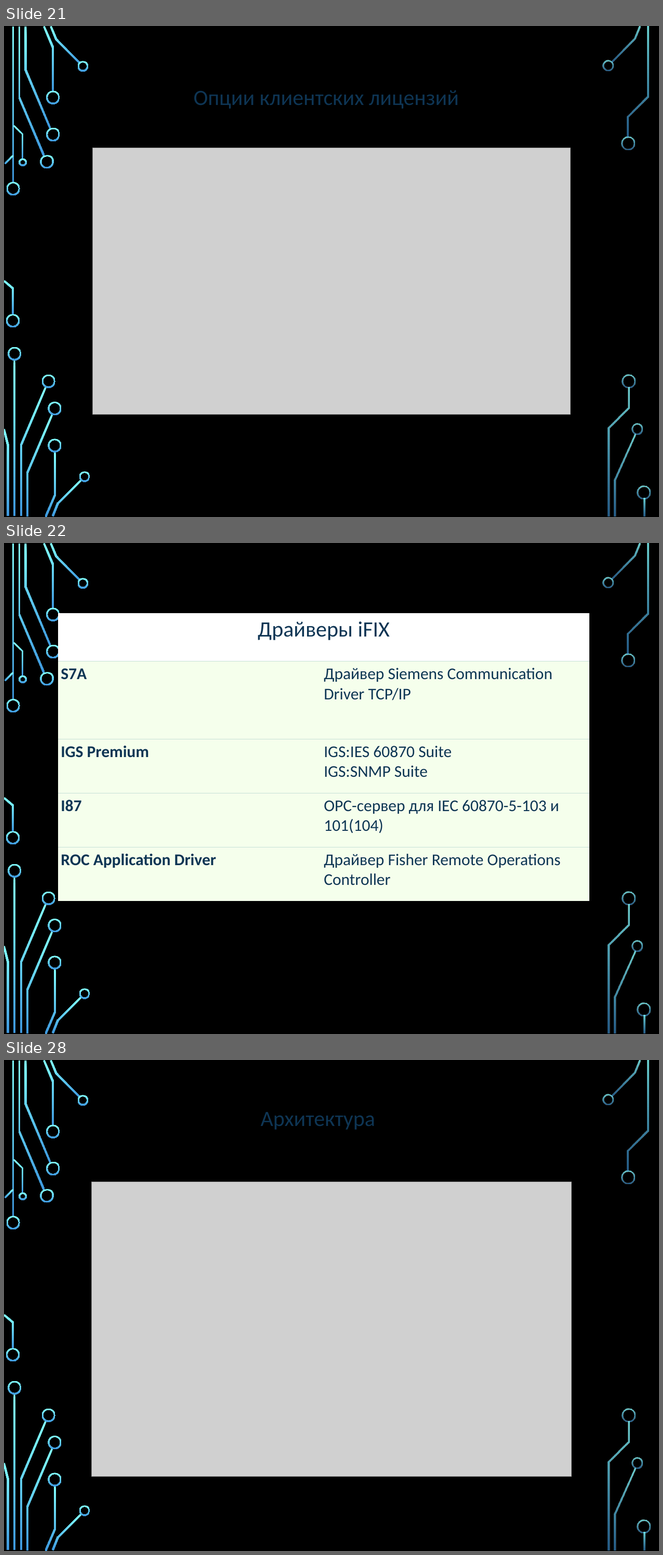
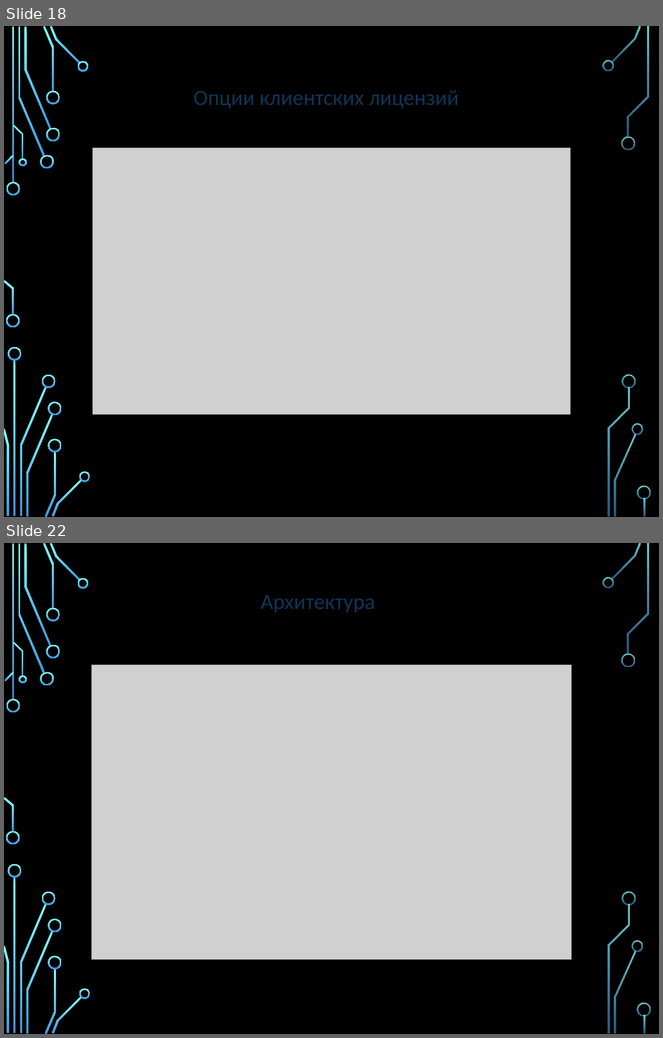
Before and after one commit to tyunegov/Presentation_ASUTP, a slide deck: итоговая.pptx. Shown one above the other, each under a label of ours: slides 21, 22 and 28 before the commit, slides 18 and 22 after it; the slides between them are not shown. The pictures are 663x1555 and 663x1038 pixels, drawn with LibreOffice and Linux fonts; fonts in the diff are those of the drawing; grey boxes stand for pictures; background and template pictures are left out. Boxes give left, top, right and bottom in pixels: in the first picture for what was removed or moved away, otherwise in the second. Text is boxed around its words. In the diff, an @@ line names an element or a change of style, - is before the commit and + after.

Commit message:
end v.1.1

```diff
--- a/итоговая.pptx
+++ b/итоговая.pptx
@@ slide 22 removed at (4, 543, 659, 1034), background picture (left out); not listed: 36 template elements that a slide beside it also shows @@
@@ table removed at (59, 613, 591, 901), 5 rows, 2 columns @@
-Драйверы iFIX | 
-S7A | Драйвер Siemens Communication Driver TCP/IP
-IGS Premium | IGS:IES 60870 Suite IGS:SNMP Suite
-I87 | ОРС-сервер для IEC 60870-5-103 и 101(104)
-ROC Application Driver | Драйвер Fisher Remote Operations Controller
@@ what was slide 21 is now slide 18 @@
@@ what was slide 28 is now slide 22 @@
```
Also in this commit, not shown: 4 slides changed, 1 slide added, 6 other slides removed.
